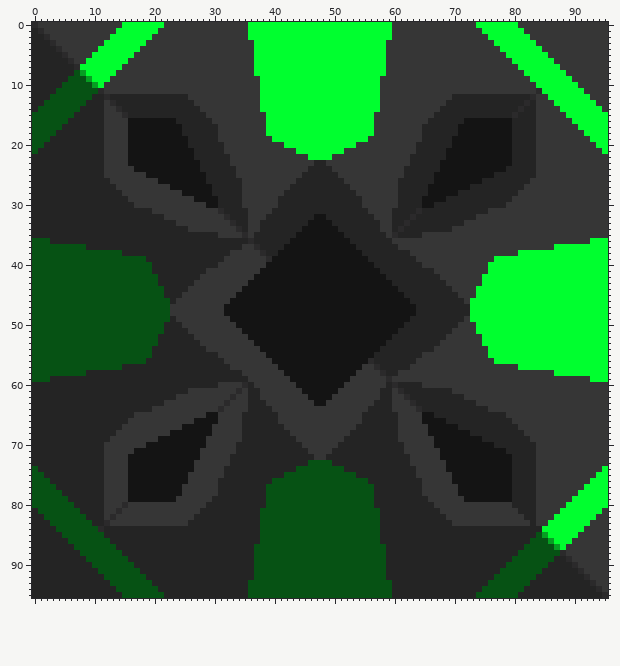
Sprite sheet -- sprites/blocks/production/vertex-press.png. The picture above was drawn from the file before the commit.
The file is 96x96 pixels.
Once edited:
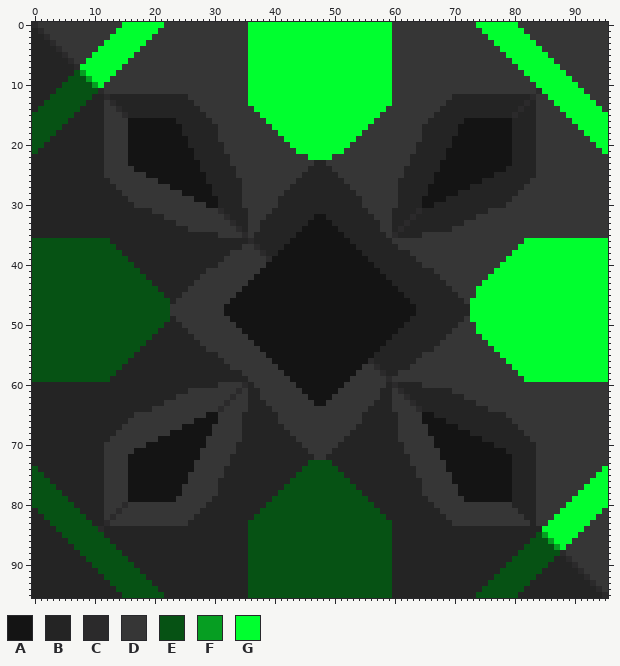
Palette (. is transparent): A #141414  B #242424  C #2b2a2b  D #363636  E #065214  F #069e22  G #00ff2f
The exact change:
Changed rows in their new state; - is an unchanged pixel.
first column x 36:
 3 G----------------------G
 4 G----------------------G
 5 G----------------------G
 6 G----------------------G
 7 G----------------------G
 8 G----------------------G
 9 GG--------------------GG
10 GG--------------------GG
11 GG--------------------GG
12 GG--------------------GG
13 GG--------------------GG
14 -G--------------------G-
15 --G------------------G--
17 ---D----------------D---
18 ---DD--------------DD---
19 ----DD------------DD----
20 ------D----------D------
first column x 3:
36 EEEEEEEEEE---------------------------------------------------------------------GGGGGGGGGGG
37 ------EEEEE-------------------------------------------------------------------GGGGGG------
38 -----------------------------------------------------------------------------G------------
39 -------------BBB----------------------------------------------------------DD--------------
40 --------------BBB--------------------------------------------------------DD---------------
41 ---------------BB--------------------------------------------------------D----------------
42 ----------------BB------------------------------------------------------D-----------------
43 -----------------B------------------------------------------------------------------------
44 ------------------B-----------------------------------------------------------------------
first column x 3:
51 ------------------B-----------------------------------------------------------------------
52 -----------------B------------------------------------------------------------------------
53 ----------------BB------------------------------------------------------D-----------------
54 ---------------BB--------------------------------------------------------D----------------
55 --------------BBB--------------------------------------------------------DD---------------
56 -------------BBB----------------------------------------------------------DD--------------
57 -----------------------------------------------------------------------------G------------
58 ------EEEEE-------------------------------------------------------------------GGGGGG------
59 EEEEEEEEEE---------------------------------------------------------------------GGGGGGGGGGG
first column x 36:
74 --------B------B--------
75 ------BB--------BB------
76 ----BBB----------BBB----
77 ---BBB------------BBB---
78 ---BB--------------BB---
79 ---B----------------B---
82 -E--------------------E-
83 EE--------------------EE
84 EE--------------------EE
85 EE--------------------EE
86 EE--------------------EE
87 E----------------------E
88 E----------------------E
89 E----------------------E
90 E----------------------E
91 E----------------------E
92 E----------------------E
